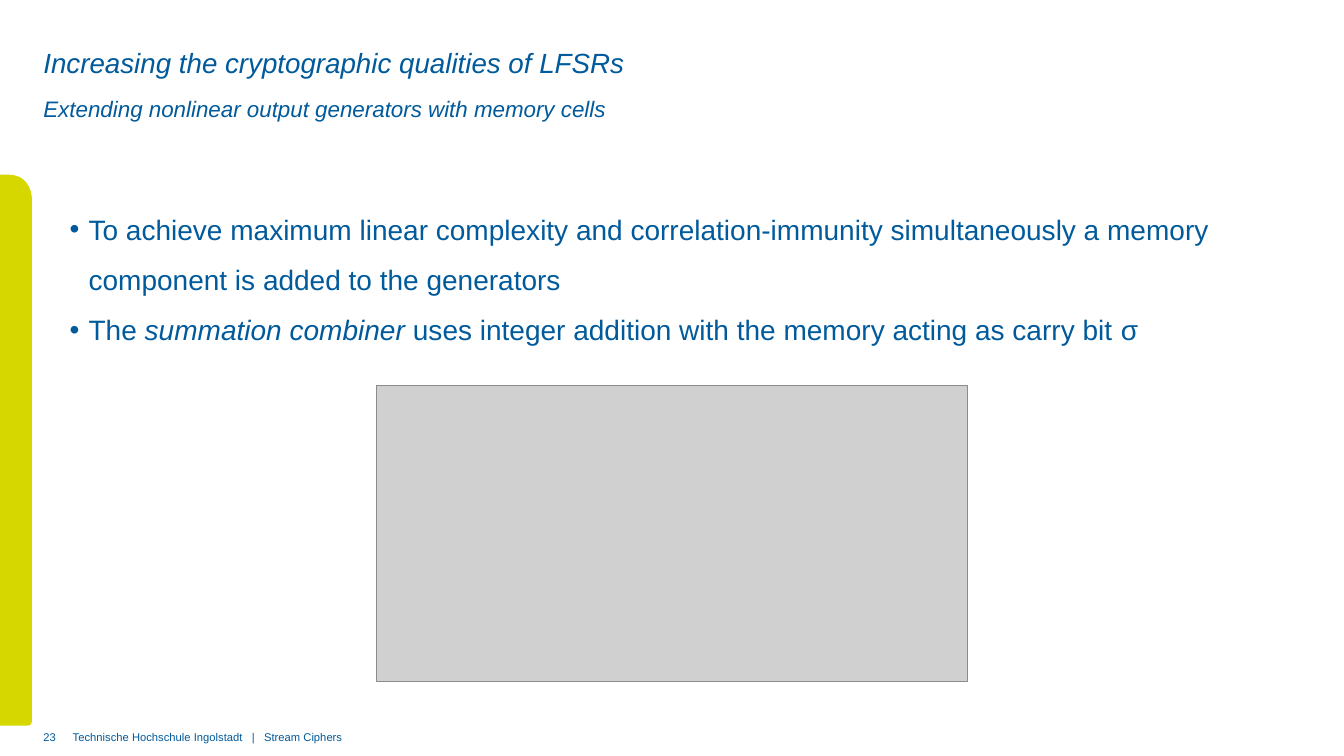
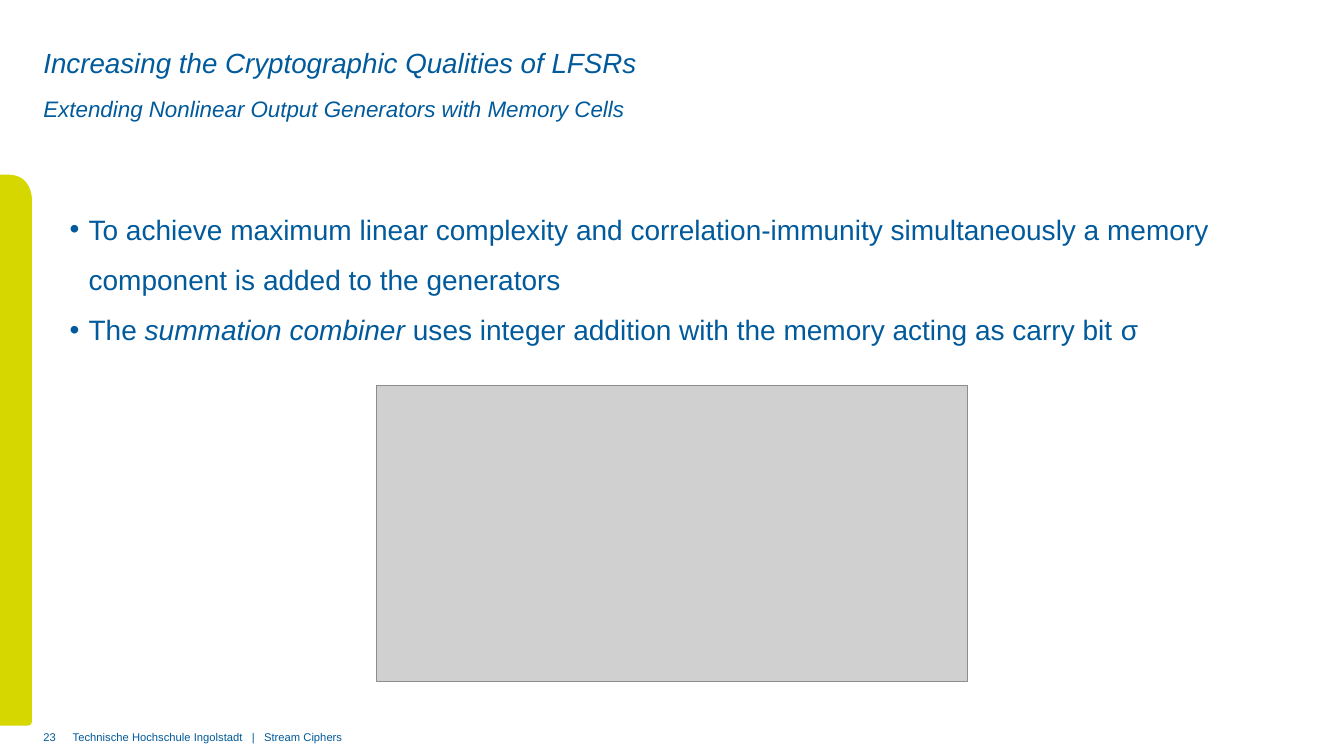
Before and after one commit to xThale/crypto-stream-ciphers, a slide deck: slide 23 of Präsentation/Merged Presentation.pptx. Drawn at 1344x756 pixels with LibreOffice and Linux fonts; fonts in the diff are those of the drawing; grey boxes stand for pictures; background and template pictures are left out. Boxes give left, top, right and bottom in pixels: in the first picture for what was removed or moved away, otherwise in the second. Text is boxed around its words. In the diff, an @@ line names an element or a change of style, - is before the commit and + after.

```diff
--- a/Präsentation/Merged Presentation.pptx
+++ b/Präsentation/Merged Presentation.pptx
@@ title at [43,53,637,79]: text changed @@
-Increasing the cryptographic qualities of LFSRs
+Increasing the Cryptographic Qualities of LFSRs
@@ subtitle at [43,100,624,122]: text changed @@
-Extending nonlinear output generators with memory cells
+Extending Nonlinear Output Generators with Memory Cells
```
Also in this commit, not shown: 7 other slides changed, 10 other files.
